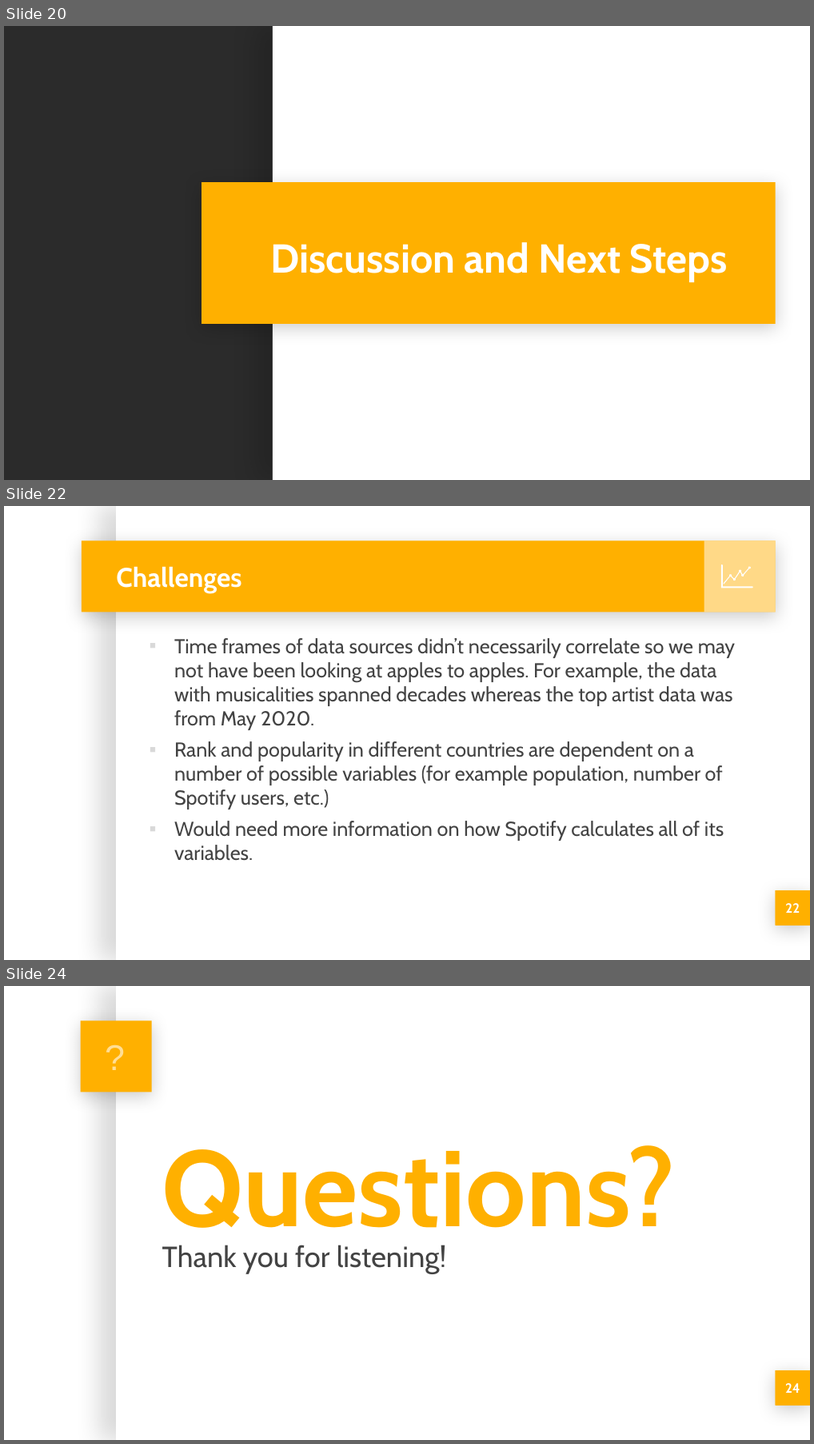
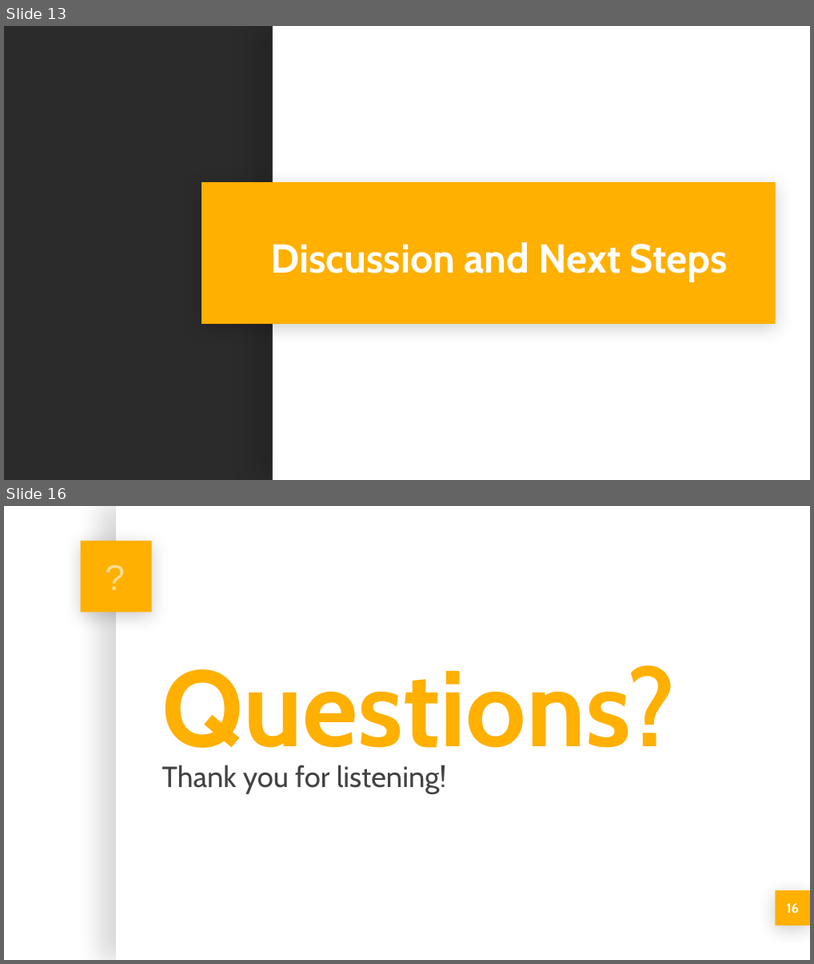
Before and after one commit to michellesimek/project_1, a slide deck: Project 1 PPT.pptx. Shown one above the other, each under a label of ours: slides 20, 22 and 24 before the commit, slides 13 and 16 after it; the slides between them are not shown. The pictures are 814x1444 and 814x964 pixels, drawn with LibreOffice and Linux fonts; fonts in the diff are those of the drawing; background and template pictures are left out; a plain dark background stands for a picture behind light text. Boxes give left, top, right and bottom in pixels: in the first picture for what was removed or moved away, otherwise in the second. Text is boxed around its words. In the diff, an @@ line names an element or a change of style, - is before the commit and + after.

```diff
--- a/Project 1 PPT.pptx
+++ b/Project 1 PPT.pptx
@@ slide 22 removed at [4, 506, 810, 960], background picture (left out); not listed: 2 template elements that a slide beside it also shows @@
@@ rectangle removed at [82, 540, 776, 612] @@
@@ rectangle removed at [705, 540, 776, 612] @@
@@ title removed at [116, 566, 242, 593] @@
-Challenges
@@ freeform shape removed at [722, 565, 754, 588] @@
@@ freeform shape removed at [723, 567, 750, 584] @@
@@ text removed at [174, 638, 735, 860] @@
-▪ Time frames of data sources didn’t necessarily correlate so we may not have been looking at apples to apples. For example, the data with musicalities spanned decades whereas the top artist data was from May 2020.
-▪ Rank and popularity in different countries are dependent on a number of possible variables (for example population, number of Spotify users, etc.)
-▪ Would need more information on how Spotify calculates all of its variables.
@@ page number removed at [776, 890, 810, 924] @@
-22
@@ what was slide 20 is now slide 13 @@
@@ what was slide 24 is now slide 16 @@
@@ page number at [787, 903, 800, 913]: text changed @@
-24
+16
```
Also in this commit, not shown: 10 slides changed, 7 other slides removed.
